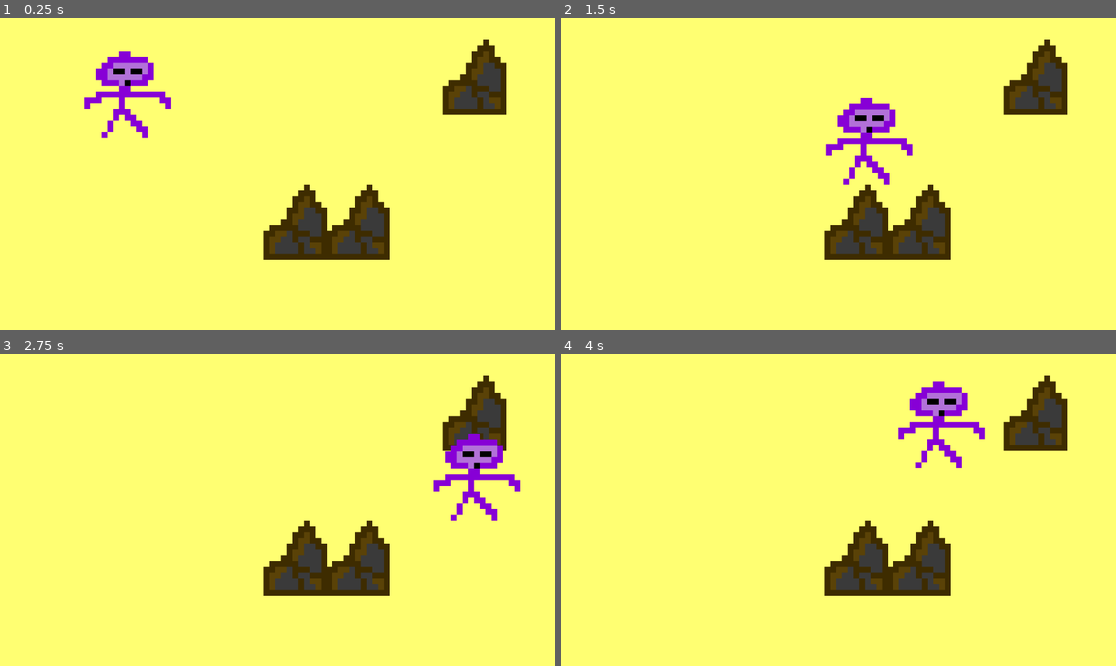
Above: before the commit, frames 1-4 (two rows, left to right).
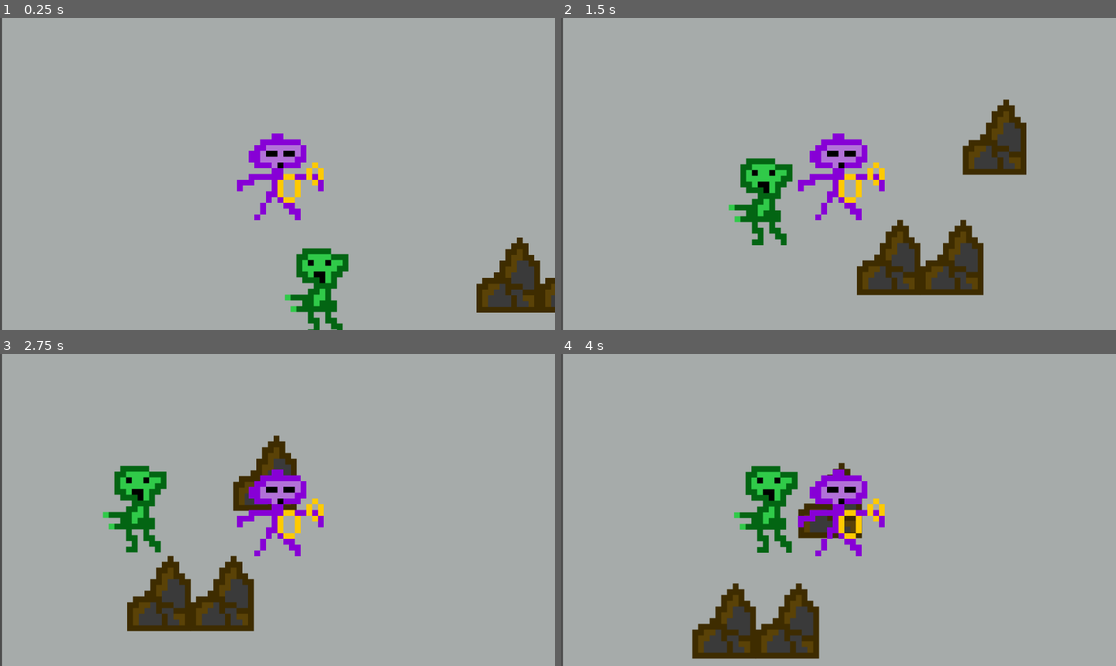
Above: after the commit, the same moments.

Repository: DaniMunteanu/DreamCatcher
Game: Godot game, scene res://game.tscn
The game is run twice, just before and just after one commit, with the same random seed, the same clock (stepped at 60 frames per second) and the same inputs. This scene is started directly instead of the project's main scene.
Inputs:
- Up to frame 1 (0.25 s): no input
- Up to frame 2 (1.5 s): hold D (move_right) 0.53-1.28 s; hold S (move_down) from 1.28 s (still down)
- Up to frame 3 (2.75 s): release S (move_down) at 2.03 s; hold D (move_right) from 2.03 s (still down)
- Up to frame 4 (4 s): release D (move_right) at 2.78 s; hold W (move_up) 2.78-3.53 s; hold A (move_left) from 3.53 s (still down)

The runs differ from the first frame. In frame 1, 100% of the frame differs, in the area x 0-100%, y 0-100%; in frame 2, 99%; in frame 3, 100%; in frame 4, 100%.

Commit message:
Added mob and weapon visual

Diff:
--- a/dreamcatcher/Player.tscn
+++ b/dreamcatcher/Player.tscn
@@ -1,8 +1,9 @@
-[gd_scene load_steps=8 format=3 uid="uid://cupqqwddnk40"]
+[gd_scene load_steps=9 format=3 uid="uid://cupqqwddnk40"]
 
 [ext_resource type="Script" path="res://player.gd" id="1_8iasi"]
 [ext_resource type="Texture2D" uid="uid://ddr634jfrdc6d" path="res://Sprites/PlayerTestIdle.png" id="2_8kr3i"]
 [ext_resource type="Script" path="res://player_test.gd" id="2_w0wyc"]
+[ext_resource type="PackedScene" uid="uid://bl6st56os8bv6" path="res://test_weapon.tscn" id="4_u5fxh"]
 
 [sub_resource type="RectangleShape2D" id="RectangleShape2D_jciwr"]
 size = Vector2(179.75, 96)
@@ -46,17 +47,20 @@
 }
 
 [node name="PlayerTest" type="CharacterBody2D"]
+position = Vector2(-2, -1)
+platform_floor_layers = 4294967040
 script = ExtResource("1_8iasi")
 
 [node name="CollisionShape2D" type="CollisionShape2D" parent="."]
-position = Vector2(606.125, 385)
+position = Vector2(6.125, 48)
 shape = SubResource("RectangleShape2D_jciwr")
 
 [node name="PlayerTestVisual" type="Node2D" parent="."]
+position = Vector2(6, 49)
 script = ExtResource("2_w0wyc")
 
 [node name="PlayerTestIdle" type="Sprite2D" parent="PlayerTestVisual"]
-position = Vector2(612, 337)
+position = Vector2(6, -49)
 texture = ExtResource("2_8kr3i")
 hframes = 2
 frame = 1
@@ -65,3 +69,7 @@
 libraries = {
 "": SubResource("AnimationLibrary_ga17d")
 }
+
+[node name="PlayerCamera" type="Camera2D" parent="."]
+
+[node name="TestWeapon" parent="." instance=ExtResource("4_u5fxh")]
--- a/dreamcatcher/game.tscn
+++ b/dreamcatcher/game.tscn
@@ -1,23 +1,34 @@
-[gd_scene load_steps=3 format=3 uid="uid://n6notapqj0og"]
+[gd_scene load_steps=4 format=3 uid="uid://n6notapqj0og"]
 
 [ext_resource type="PackedScene" uid="uid://cupqqwddnk40" path="res://Player.tscn" id="1_3jxgd"]
 [ext_resource type="PackedScene" uid="uid://mhmt2ay0x2ok" path="res://static_obstacle.tscn" id="2_0gf4b"]
+[ext_resource type="PackedScene" uid="uid://fktce8tbderh" path="res://sleepless.tscn" id="3_h28rv"]
 
 [node name="Game" type="Node2D"]
 
-[node name="ColorRect" type="ColorRect" parent="."]
-offset_right = 1154.0
-offset_bottom = 648.0
-color = Color(1, 1, 0.447059, 1)
+[node name="CanvasLayer" type="CanvasLayer" parent="."]
+layer = -10
+
+[node name="ColorRect" type="ColorRect" parent="CanvasLayer"]
+anchors_preset = -1
+anchor_right = 1.899
+anchor_bottom = 1.83
+offset_left = 4.0
+offset_right = 4.0
+offset_bottom = 0.159912
+color = Color(0.650635, 0.672571, 0.667218, 1)
 
 [node name="StaticObstacle" parent="." instance=ExtResource("2_0gf4b")]
-position = Vector2(387, 211)
+position = Vector2(875, 116)
 
 [node name="StaticObstacle2" parent="." instance=ExtResource("2_0gf4b")]
-position = Vector2(257, 211)
+position = Vector2(786, 366)
 
 [node name="StaticObstacle3" parent="." instance=ExtResource("2_0gf4b")]
-position = Vector2(629, -90)
+position = Vector2(655, 366)
 
 [node name="PlayerTest" parent="." instance=ExtResource("1_3jxgd")]
-position = Vector2(-341, -184)
+position = Vector2(175, 187)
+
+[node name="Sleepless" parent="." instance=ExtResource("3_h28rv")]
+position = Vector2(279, 514)
--- /dev/null
+++ b/dreamcatcher/sleepless.gd
@@ -0,0 +1,8 @@
+extends CharacterBody2D
+
+@onready var player = get_node("/root/Game/PlayerTest")
+
+func _physics_process(delta):
+	var direction = global_position.direction_to(player.global_position)
+	velocity = direction * 300.0
+	move_and_slide()
--- /dev/null
+++ b/dreamcatcher/sleepless.tscn
@@ -0,0 +1,19 @@
+[gd_scene load_steps=4 format=3 uid="uid://fktce8tbderh"]
+
+[ext_resource type="Texture2D" uid="uid://dpgn1aydcngqi" path="res://Sprites/Sleepless.png" id="1_3lvpl"]
+[ext_resource type="Script" path="res://sleepless.gd" id="1_ldm3s"]
+
+[sub_resource type="RectangleShape2D" id="RectangleShape2D_xw6r5"]
+size = Vector2(132, 156.5)
+
+[node name="Sleepless" type="CharacterBody2D"]
+platform_floor_layers = 4294967040
+script = ExtResource("1_ldm3s")
+
+[node name="Sleepless" type="Sprite2D" parent="."]
+position = Vector2(18, -17)
+texture = ExtResource("1_3lvpl")
+
+[node name="CollisionShape2D" type="CollisionShape2D" parent="."]
+position = Vector2(1, 1.25)
+shape = SubResource("RectangleShape2D_xw6r5")
--- a/dreamcatcher/static_obstacle.tscn
+++ b/dreamcatcher/static_obstacle.tscn
@@ -3,15 +3,15 @@
 [ext_resource type="Texture2D" uid="uid://ccn24xlhepyt6" path="res://Sprites/RockObstacle.png" id="1_6xoaw"]
 
 [sub_resource type="RectangleShape2D" id="RectangleShape2D_a0jji"]
-size = Vector2(131, 96)
+size = Vector2(131, 97)
 
 [node name="StaticObstacle" type="StaticBody2D"]
-position = Vector2(-42, -82)
+position = Vector2(3, -1)
 
 [node name="RockObstacle" type="Sprite2D" parent="."]
-position = Vector2(350, 219)
+position = Vector2(-7, 37)
 texture = ExtResource("1_6xoaw")
 
 [node name="CollisionShape2D" type="CollisionShape2D" parent="."]
-position = Vector2(355.5, 183)
+position = Vector2(-1, 2)
 shape = SubResource("RectangleShape2D_a0jji")
--- /dev/null
+++ b/dreamcatcher/test_weapon.tscn
@@ -0,0 +1,23 @@
+[gd_scene load_steps=3 format=3 uid="uid://bl6st56os8bv6"]
+
+[ext_resource type="Texture2D" uid="uid://cc0oles5o81vc" path="res://Sprites/TestWeapon.png" id="2_m7vyi"]
+
+[sub_resource type="CircleShape2D" id="CircleShape2D_4ln2n"]
+radius = 223.379
+
+[node name="TestWeapon" type="Area2D"]
+
+[node name="CollisionShape2D" type="CollisionShape2D" parent="."]
+shape = SubResource("CircleShape2D_4ln2n")
+
+[node name="TestWeaponPivot" type="Marker2D" parent="."]
+
+[node name="TestWeapon" type="Sprite2D" parent="TestWeaponPivot"]
+position = Vector2(48, 0)
+texture = ExtResource("2_m7vyi")
+
+[node name="LeftShootingPoint" type="Marker2D" parent="TestWeaponPivot/TestWeapon"]
+position = Vector2(-24, 29)
+
+[node name="RightShootingPoint" type="Marker2D" parent="TestWeaponPivot/TestWeapon"]
+position = Vector2(30, 0)
Binary file added: dreamcatcher/Sprites/Sleepless.png
Not shown, added: dreamcatcher/Sprites/Sleepless.png.import
Binary file added: dreamcatcher/Sprites/TestProjectile.png
Not shown, added: dreamcatcher/Sprites/TestProjectile.png.import
Binary file added: dreamcatcher/Sprites/TestWeapon.png
Not shown, added: dreamcatcher/Sprites/TestWeapon.png.import
